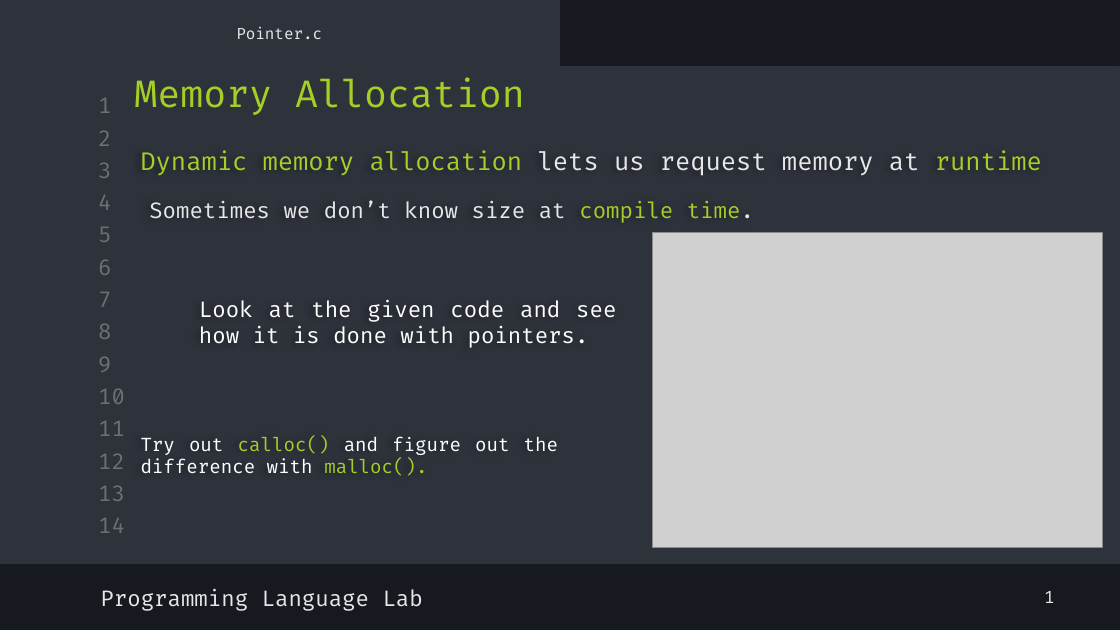
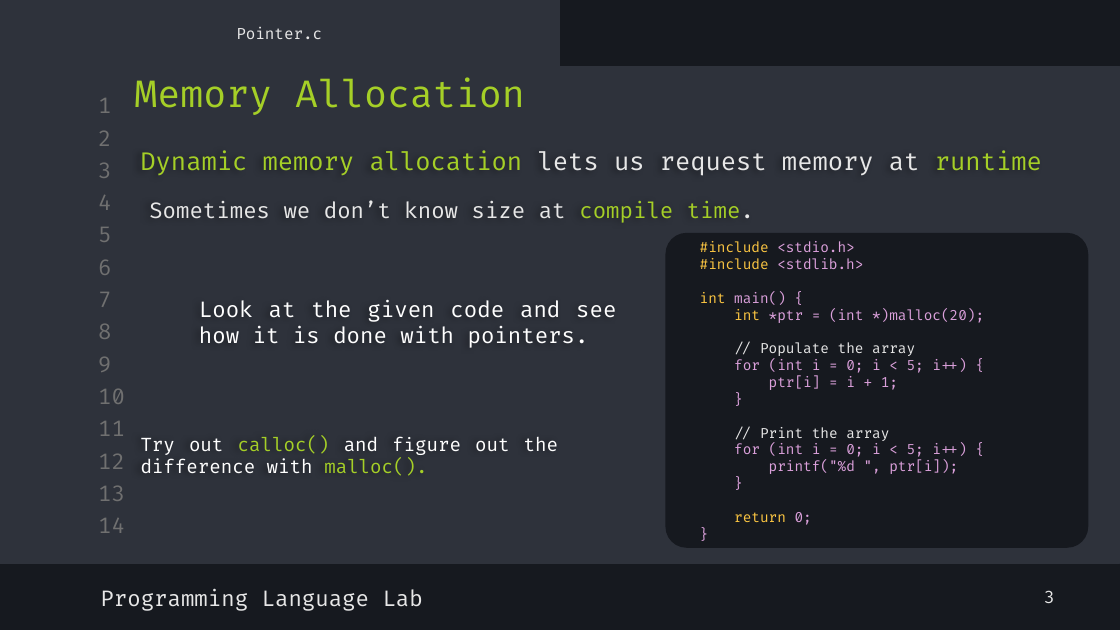
Before and after one commit to shayan-naghizadeh/C-Lab-AUT, a slide deck: slide 5 of slides/9.Pointer_2/Pointer_2.pptx. Drawn at 1120x630 pixels with LibreOffice and Linux fonts; fonts in the diff are those of the drawing; grey boxes stand for pictures. Boxes give left, top, right and bottom in pixels: in the first picture for what was removed or moved away, otherwise in the second. Text is boxed around its words. In the diff, an @@ line names an element or a change of style, - is before the commit and + after.

```diff
--- a/slides/9.Pointer_2/Pointer_2.pptx
+++ b/slides/9.Pointer_2/Pointer_2.pptx
@@ picture removed at (653, 233, 1102, 548) @@
@@ rounded rectangle added at (665, 233, 1088, 548), fill #16191F, 9 pt, text #DBA0DB @@
+#include <stdio.h>
+#include <stdlib.h>
+int main() {
+int *ptr = (int *)malloc(20);
+// Populate the array
+for (int i = 0; i < 5; i++) {
+ptr[i] = i + 1;
+}
+// Print the array
+for (int i = 0; i < 5; i++) {
+printf("%d ", ptr[i]);
+}
+return 0;
+}
@@ text at (1044, 590, 1055, 603): text changed @@
-1
+3
```
Also in this commit, not shown: 6 other slides changed, 2 slides removed, 1 other file.
